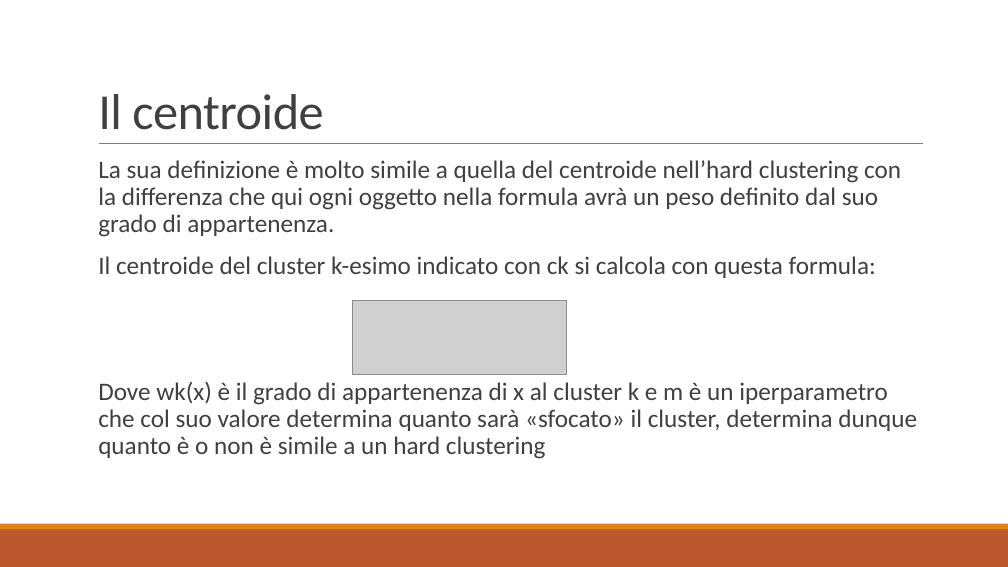
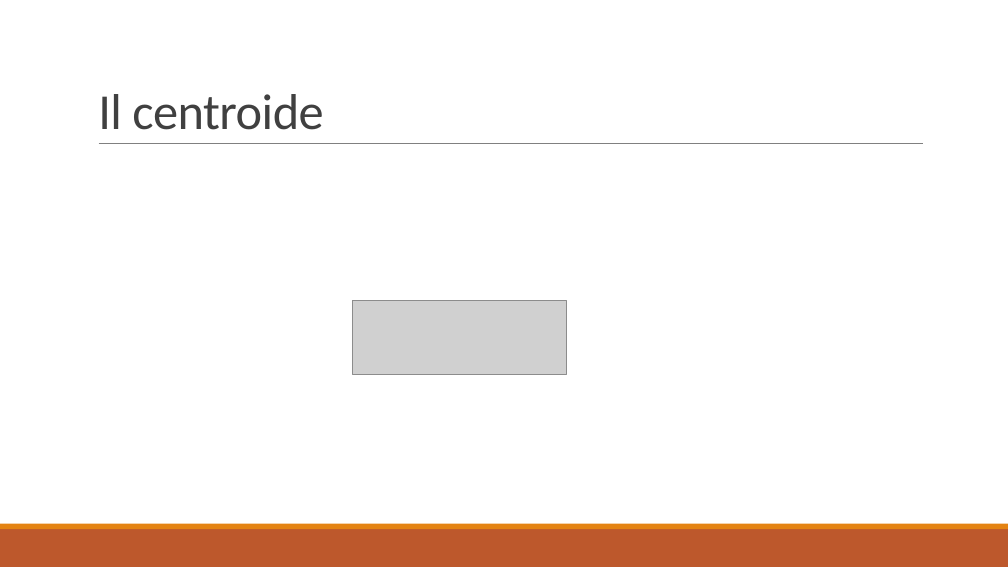
Before and after one commit to Gallo00/progettoDM, a slide deck: slide 18 of relazione.pptx. Drawn at 1008x567 pixels with LibreOffice and Linux fonts; fonts in the diff are those of the drawing; grey boxes stand for pictures. Boxes give left, top, right and bottom in pixels: in the first picture for what was removed or moved away, otherwise in the second. Text is boxed around its words. In the diff, an @@ line names an element or a change of style, - is before the commit and + after.

```diff
--- a/relazione.pptx
+++ b/relazione.pptx
@@ text removed at [98,160,917,459] @@
-  La sua definizione è molto simile a quella del centroide nell’hard clustering con la differenza che qui ogni oggetto nella formula avrà un peso definito dal suo grado di appartenenza.
-  Il centroide del cluster k-esimo indicato con ck si calcola con questa formula:
-  Dove wk(x) è il grado di appartenenza di x al cluster k e m è un iperparametro che col suo valore determina quanto sarà «sfocato» il cluster, determina dunque quanto è o non è simile a un hard clustering
```
Also in this commit, not shown: 9 other slides changed, 7 other files.
